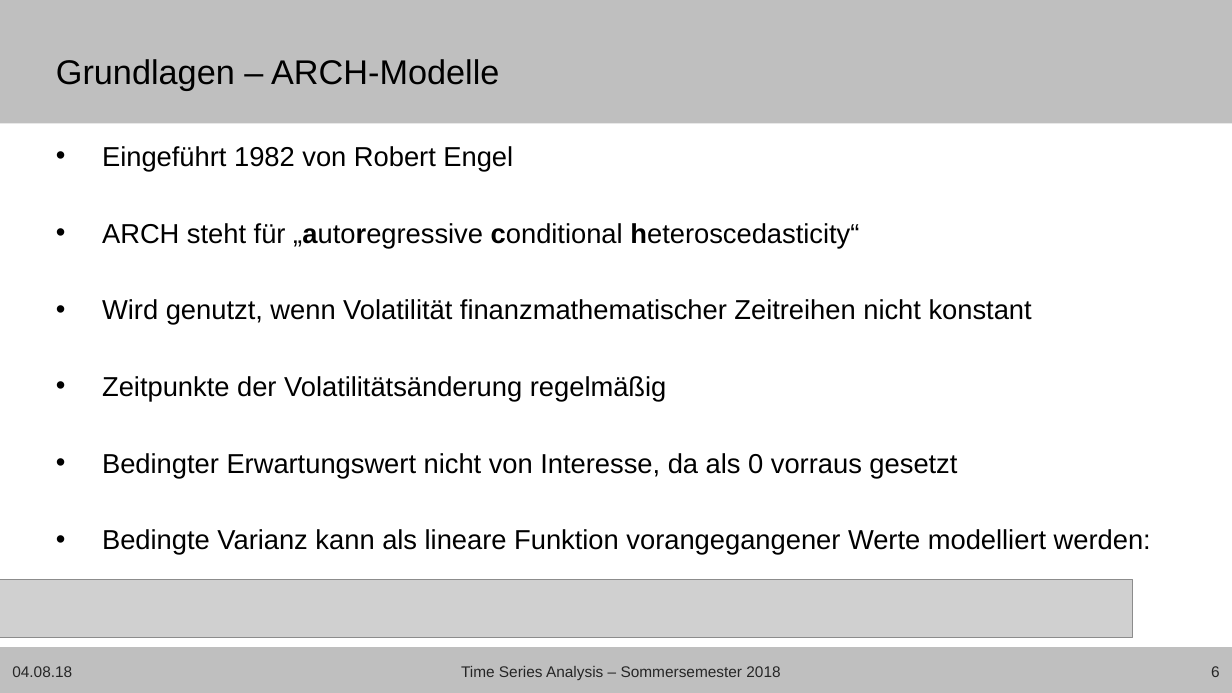
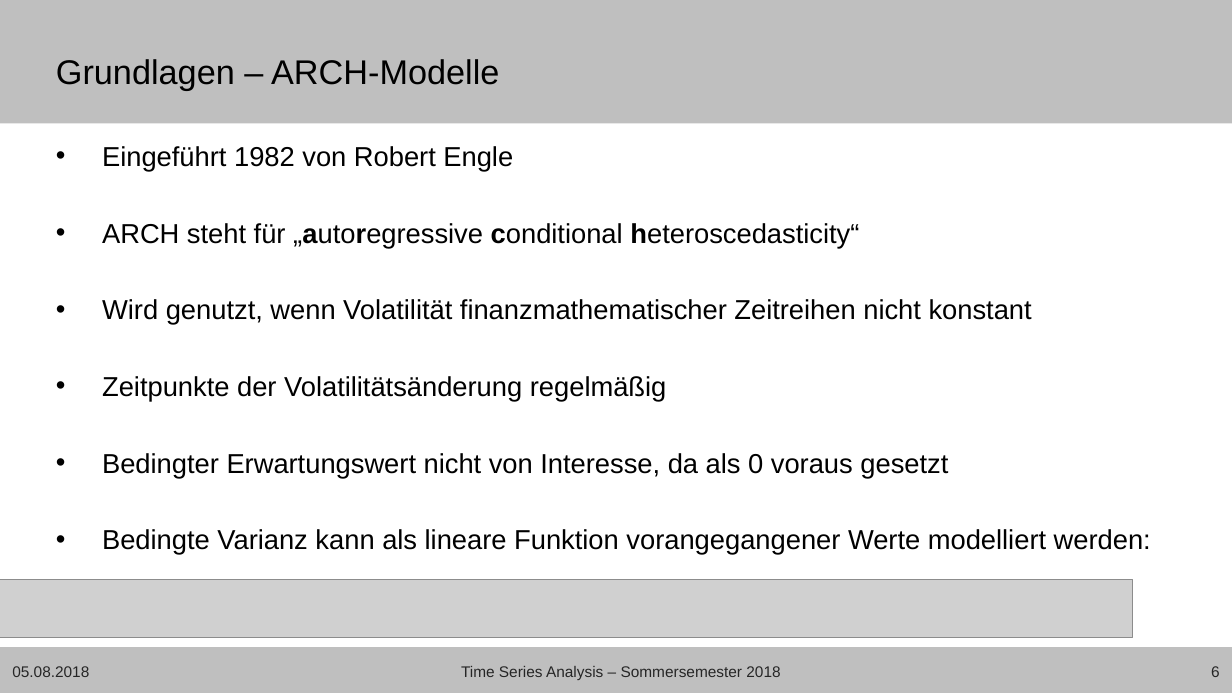
Before and after one commit to Janis90/time-series-anaysis, a slide deck: slide 6 of presentation/tsa_presentation_final.pptx. Drawn at 1232x693 pixels with LibreOffice and Linux fonts; fonts in the diff are those of the drawing; grey boxes stand for pictures; background and template pictures are left out. Boxes give left, top, right and bottom in pixels: in the first picture for what was removed or moved away, otherwise in the second. Text is boxed around its words. In the diff, an @@ line names an element or a change of style, - is before the commit and + after.

```diff
--- a/presentation/tsa_presentation_final.pptx
+++ b/presentation/tsa_presentation_final.pptx
@@ text at (x1=102, y1=146, x2=513, y2=172): text changed @@
-• Eingeführt 1982 von Robert Engel
+• Eingeführt 1982 von Robert Engle
@@ text at (x1=102, y1=453, x2=948, y2=478): text changed @@
-• Bedingter Erwartungswert nicht von Interesse, da als 0 vorraus gesetzt
+• Bedingter Erwartungswert nicht von Interesse, da als 0 voraus gesetzt
@@ text at (x1=12, y1=666, x2=89, y2=677): text changed @@
-04.08.18
+05.08.2018
```
Also in this commit, not shown: 22 other slides changed.
